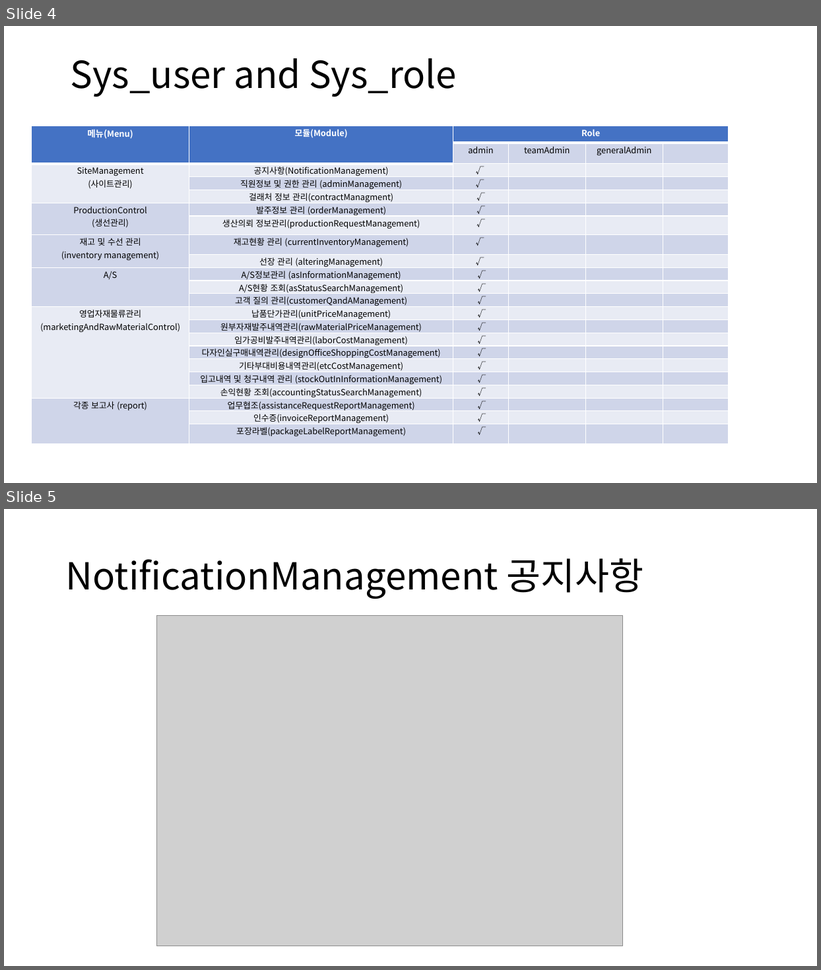
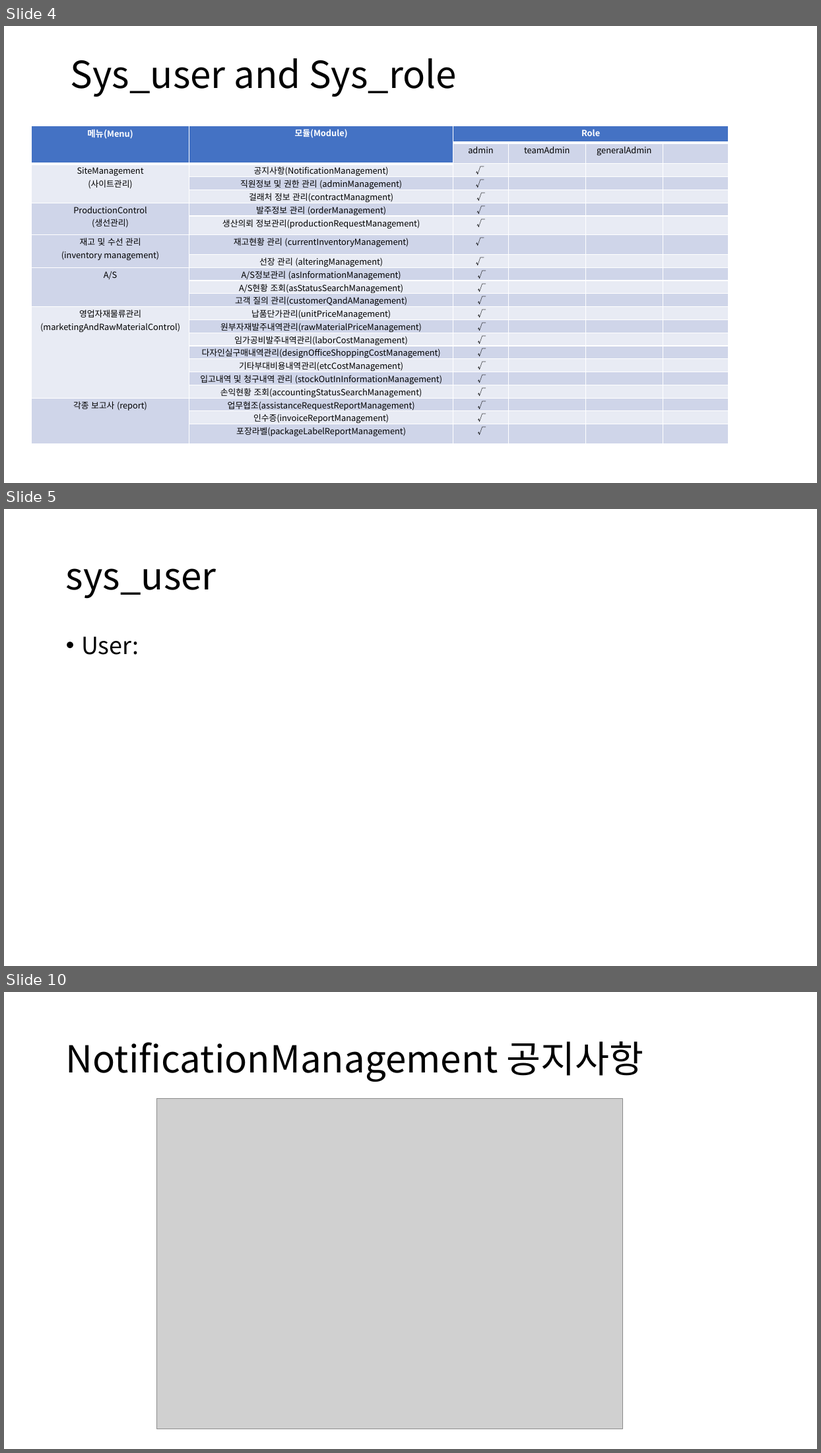
Before and after one commit to JueyingLee/kor-erp-front-public, a slide deck: documents/MiryVison-FunctionAnalysis.pptx. Shown one above the other, each under a label of ours: slides 4 and 5 before the commit, slides 4, 5 and 10 after it; the slides between them are not shown. The pictures are 821x970 and 821x1453 pixels, drawn with LibreOffice and Linux fonts; fonts in the diff are those of the drawing; grey boxes stand for pictures. Boxes give left, top, right and bottom in pixels: in the first picture for what was removed or moved away, otherwise in the second. Text is boxed around its words. In the diff, an @@ line names an element or a change of style, - is before the commit and + after.

```diff
--- a/documents/MiryVison-FunctionAnalysis.pptx
+++ b/documents/MiryVison-FunctionAnalysis.pptx
@@ slide 5 added at [4,509,817,966], background #FFFFFF @@
@@ title added at [66,568,217,599], 44 pt, text #000000 @@
+sys_user
@@ text added at [81,636,139,655], 28 pt, text #000000 @@
+• User:
@@ what was slide 5 is now slide 10 @@
```
Also in this commit, not shown: 4 other slides added, 1 other file.
